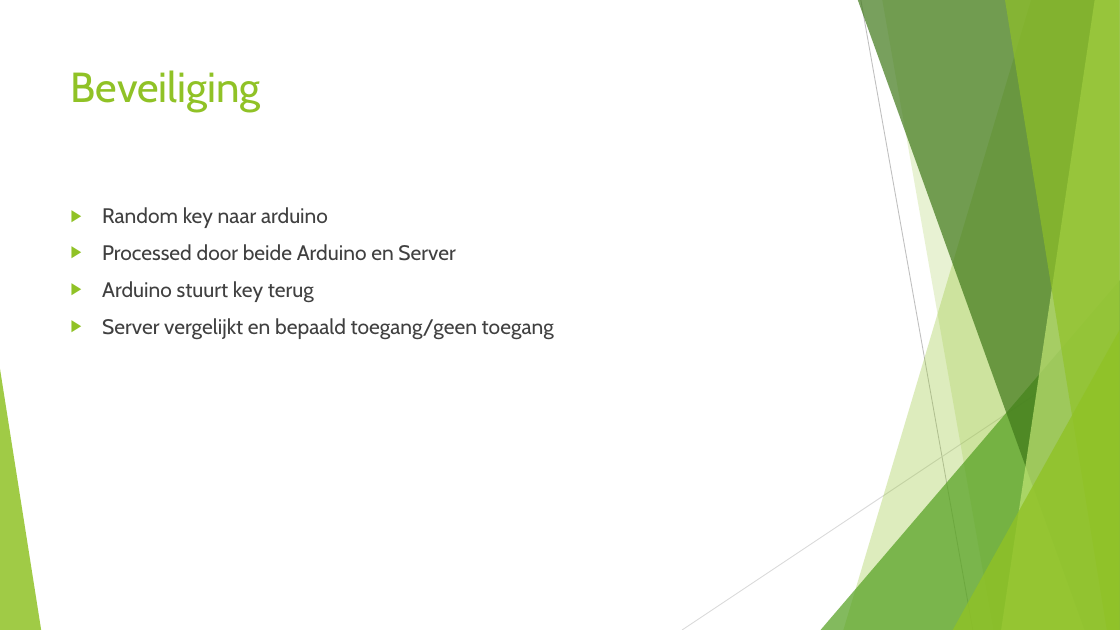
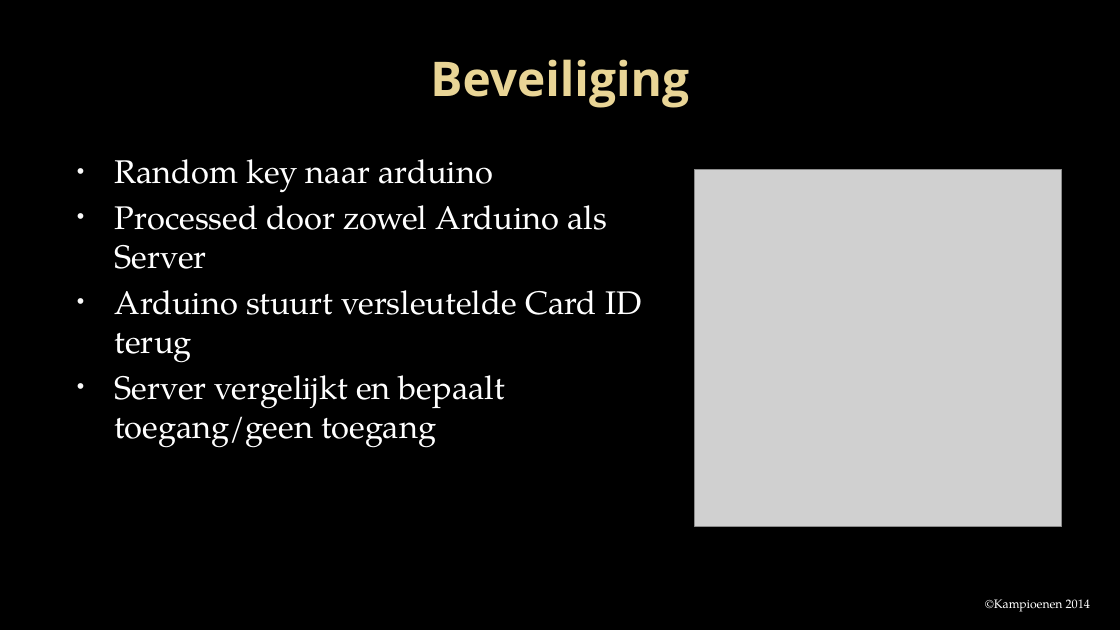
Before and after one commit to Projectgroep-18/Beveiligde-Pasjes, a slide deck: slide 6 of presentatie/Project beveiligde pasjes.pptx. Drawn at 1120x630 pixels with LibreOffice and Linux fonts; fonts in the diff are those of the drawing; grey boxes stand for pictures; background and template pictures are left out. Boxes give left, top, right and bottom in pixels: in the first picture for what was removed or moved away, otherwise in the second. Text is boxed around its words. In the diff, an @@ line names an element or a change of style, - is before the commit and + after.

```diff
--- a/presentatie/Project beveiligde pasjes.pptx
+++ b/presentatie/Project beveiligde pasjes.pptx
@@ background #FFFFFF to picture (left out) @@
@@ title "Beveiliging": place and size @@
-title "Beveiliging" at [71, 70, 261, 112]
+title "Beveiliging" at [430, 59, 689, 108]
@@ title "Beveiliging" at [430, 59, 689, 108]: size 36 to 41 pt, font Cabin to Open Sans, text colour #90C226 to gradient #EAD696 to #E7D081, bold on; alignment left to centre; vertical alignment top to middle @@
@@ text "Random key naar arduino": place and size @@
-text "Random key naar arduino" at [102, 207, 554, 340]
+text "Random key naar arduino" at [115, 159, 641, 448]
@@ text at [115, 159, 493, 193]: size 18 to 28 pt, font Cabin to TeX Gyre Pagella, text colour #404040 to #FFFFFF in "Random key naar arduino"; bullet ▶ to •; less space between paragraphs; bullet colour #90C226 to #F9F9F9 @@
@@ picture added at [695, 170, 1063, 526] @@
@@ text at [115, 205, 641, 448]: text changed; size 18 to 28 pt; font Cabin to TeX Gyre Pagella; text colour #404040 to #FFFFFF @@
-▶ Processed door beide Arduino en Server
-▶ Arduino stuurt key terug
-▶ Server vergelijkt en bepaald toegang/geen toegang
+• Processed door zowel Arduino als Server
+• Arduino stuurt versleutelde Card ID terug
+• Server vergelijkt en bepaalt toegang/geen toegang
@@ group removed at [0, 0, 1120, 630]: 5 freeform shapes, 3 triangles, 2 lines @@
@@ text added at [985, 599, 1090, 612], 10.5 pt, text #FFFFFF @@
+©Kampioenen 2014
```
Also in this commit, not shown: 8 other slides changed, 2 slides added, 3 slides removed.
